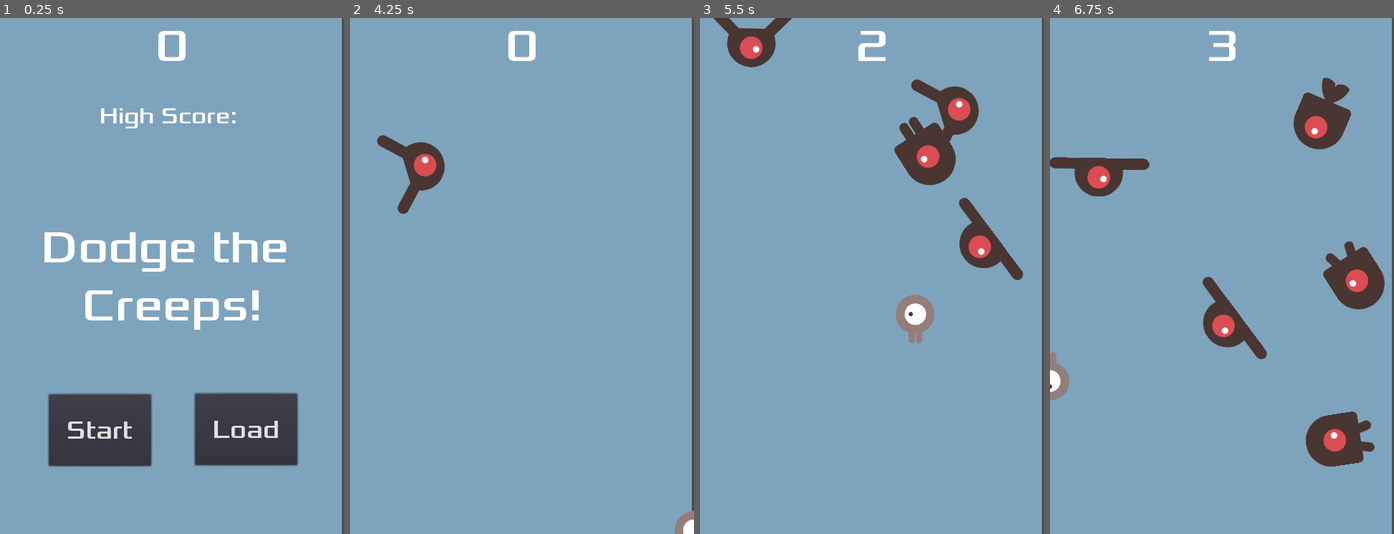
Above: before the commit, frames 1-4 (left to right).
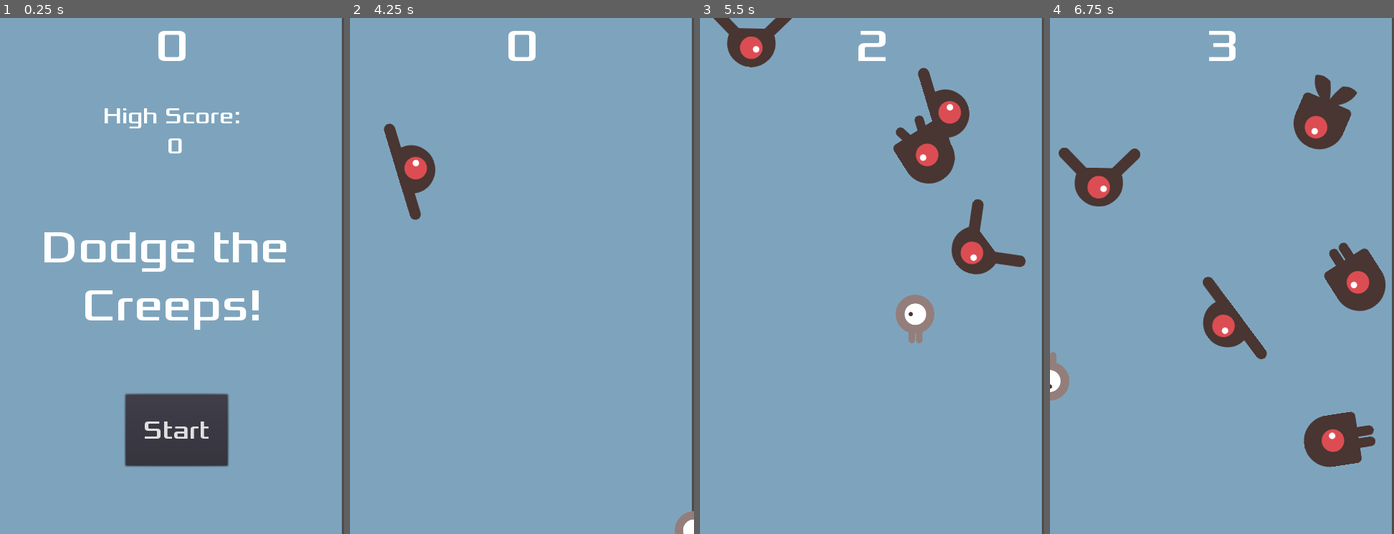
Above: after the commit, the same moments.

Repository: ryanstills/first-godot
Game: Godot game, scene res://Main.tscn
The game is run twice, just before and just after one commit, with the same random seed, the same clock (stepped at 60 frames per second) and the same inputs.
Inputs (mouse positions are in pixels of both pictures, inside the frame that each line leads up to):
- Up to frame 1 (0.25 s): no input
- Up to frame 2 (4.25 s): click (597, 430) at 0.5 s, where only the run before the commit has a clickable "Load"; click "Start" at 1.25 s; tap Enter at 2 s; hold Right (ui_right) 2.03-2.78 s; hold Down (ui_down) 2.78-3.53 s; hold Right (ui_right) from 3.53 s (still down)
- Up to frame 3 (5.5 s): release Right (ui_right) at 4.28 s; hold Up (ui_up) 4.28-5.03 s; hold Left (ui_left) from 5.03 s (still down)
- Up to frame 4 (6.75 s): release Left (ui_left) at 6.53 s; hold Down (ui_down) from 6.53 s (still down)

The runs differ from the first frame. In frame 1, 8.9% of the frame differs, in the area x 13-87%, y 17-88%; in frame 2, 1.1%; in frame 3, 2.4%; in frame 4, 2.1%.

Commit message:
added assets, implemented power ups

Diff:
--- a/test/Enemy.gd
+++ b/test/Enemy.gd
@@ -5,13 +5,13 @@
 export var max_speed = 250
 var enemy_types = ["walk", "swim", "fly"]
 
-
 # Called when the node enters the scene tree for the first time.
 func _ready():
 	$AnimatedSprite.animation = enemy_types[randi() % enemy_types.size()]
 
 func _on_Visibility_screen_exited():
-	queue_free()
+	print("enemy not visible")
+	self.queue_free()
 
 func _on_start_game():
-	queue_free()
+	self.queue_free()
--- a/test/Enemy.tscn
+++ b/test/Enemy.tscn
@@ -13,17 +13,17 @@
 "frames": [ ExtResource( 2 ), ExtResource( 3 ) ],
 "loop": true,
 "name": "walk",
-"speed": 5.0
+"speed": 4.0
 }, {
 "frames": [ ExtResource( 4 ), ExtResource( 5 ) ],
 "loop": true,
 "name": "fly",
-"speed": 5.0
+"speed": 3.0
 }, {
 "frames": [ ExtResource( 6 ), ExtResource( 7 ) ],
 "loop": true,
 "name": "swim",
-"speed": 5.0
+"speed": 4.0
 } ]
 
 [sub_resource type="CapsuleShape2D" id=2]
@@ -50,3 +50,4 @@
 shape = SubResource( 2 )
 
 [node name="VisibilityNotifier2D" type="VisibilityNotifier2D" parent="."]
+[connection signal="screen_exited" from="VisibilityNotifier2D" to="." method="_on_Visibility_screen_exited"]
--- a/test/HUD.gd
+++ b/test/HUD.gd
@@ -12,11 +12,10 @@
 	show_message("Game Over")
 	yield($MessageTimer, "timeout")
 	$Message.text = "Dodge the\nCreeps!"
+	yield(get_tree().create_timer(1), "timeout")
 	$Message.show()
-	yield(get_tree().create_timer(1), "timeout")
 	$StartButton.show()
 	$HighScore.show()
-	$HighScoreButton.show()
 
 func update_score(score):
 	$Score.text = str(score)
@@ -39,18 +38,14 @@
 func _on_StartButton_pressed():
 	$StartButton.hide()
 	$HighScore.hide()
-	$HighScoreButton.hide()
 	emit_signal("start_game")
 
-
-func _on_HighScoreButton_pressed():
+func get_high_score_from_save_file():
 	var file = File.new()
 	if not file.file_exists("user://saved_game.sav"):
 		high_score = 0
 	else:
-		print("file exists")
 		file.open("user://saved_game.sav", File.READ)
-		print("opening saved game file")
 		var data = {}
 		data = parse_json(file.get_line())
 		file.close()
--- a/test/HUD.tscn
+++ b/test/HUD.tscn
@@ -12,18 +12,18 @@
 font_data = ExtResource( 2 )
 
 [sub_resource type="DynamicFont" id=3]
+size = 32
+font_data = ExtResource( 2 )
+
+[sub_resource type="DynamicFont" id=4]
 size = 36
 font_data = ExtResource( 2 )
 
-[sub_resource type="InputEventAction" id=4]
+[sub_resource type="InputEventAction" id=5]
 action = "ui_select"
 
-[sub_resource type="ShortCut" id=5]
-shortcut = SubResource( 4 )
-
-[sub_resource type="DynamicFont" id=6]
-size = 32
-font_data = ExtResource( 2 )
+[sub_resource type="ShortCut" id=6]
+shortcut = SubResource( 5 )
 
 [node name="HUD" type="CanvasLayer"]
 script = ExtResource( 1 )
@@ -46,36 +46,6 @@
 Creeps!"
 align = 1
 
-[node name="StartButton" type="Button" parent="."]
-anchor_left = 0.5
-anchor_top = 1.0
-anchor_right = 0.5
-anchor_bottom = 1.0
-margin_left = -172.201
-margin_top = -194.965
-margin_right = -29.2014
-margin_bottom = -94.965
-custom_fonts/font = SubResource( 3 )
-shortcut_in_tooltip = false
-shortcut = SubResource( 5 )
-text = "Start"
-
-[node name="HighScoreButton" type="Button" parent="."]
-anchor_left = 0.5
-anchor_top = 1.0
-anchor_right = 0.5
-anchor_bottom = 1.0
-margin_left = 32.2811
-margin_top = -195.965
-margin_right = 175.281
-margin_bottom = -95.965
-custom_fonts/font = SubResource( 3 )
-shortcut_in_tooltip = false
-shortcut = SubResource( 5 )
-text = "Load"
-
-[node name="MessageTimer" type="Timer" parent="."]
-
 [node name="HighScore" type="Label" parent="."]
 anchor_left = 0.5
 anchor_top = 0.5
@@ -85,9 +55,24 @@
 margin_top = -243.5
 margin_right = 101.0
 margin_bottom = -204.5
-custom_fonts/font = SubResource( 6 )
+custom_fonts/font = SubResource( 3 )
 text = "High Score: "
 align = 1
+
+[node name="StartButton" type="Button" parent="."]
+anchor_left = 0.5
+anchor_top = 1.0
+anchor_right = 0.5
+anchor_bottom = 1.0
+margin_left = -65.201
+margin_top = -194.965
+margin_right = 77.7986
+margin_bottom = -94.965
+custom_fonts/font = SubResource( 4 )
+shortcut_in_tooltip = false
+shortcut = SubResource( 6 )
+text = "Start"
+
+[node name="MessageTimer" type="Timer" parent="."]
 [connection signal="pressed" from="StartButton" to="." method="_on_StartButton_pressed"]
-[connection signal="pressed" from="HighScoreButton" to="." method="_on_HighScoreButton_pressed"]
 [connection signal="timeout" from="MessageTimer" to="." method="_on_MessageTimer_timeout"]
--- a/test/Main.gd
+++ b/test/Main.gd
@@ -1,21 +1,26 @@
 extends Node
 
 export (PackedScene) var Enemy
+export (PackedScene) var PowerUp
 
 # Declare member variables here. Examples:
-var score
-var high_score = 0
+var score = 0
+var active_power_up
 
 # Called when the node enters the scene tree for the first time.
 func _ready():
 	randomize()
+	$HUD.get_high_score_from_save_file()
 
 func game_over():
+	if(active_power_up != null):
+		destroy_power_up()
 	$Music.stop()
+	$DeathSound.play()
 	$ScoreTimer.stop()
 	$EnemyTimer.stop()
+	$PowerUpTimer.stop()
 	$HUD.show_game_over()
-	$DeathSound.play()
 	$HUD.update_high_score(score)
 
 func new_game():
@@ -38,6 +43,7 @@
 	enemy_spawn.linear_velocity = Vector2(rand_range(enemy_spawn.min_speed, enemy_spawn.max_speed), 0)
 	enemy_spawn.linear_velocity = enemy_spawn.linear_velocity.rotated(direction)
 
+# warning-ignore:return_value_discarded
 	$HUD.connect("start_game", enemy_spawn, "_on_start_game")
 
 func _on_ScoreTimer_timeout():
@@ -47,3 +53,24 @@
 func _on_StartTimer_timeout():
 	$EnemyTimer.start()
 	$ScoreTimer.start()
+	$PowerUpTimer.start()
+
+func _on_PowerUpTimer_timeout():
+	if(active_power_up != null):
+		destroy_power_up()
+
+	var power_up = PowerUp.instance()
+	active_power_up = power_up
+	add_child(power_up)
+	power_up.position.x = randi() % 480
+	power_up.position.y = randi() % 720
+
+func power_up_score():
+	print("Adding power up score")
+	if score != 0:
+		score += 5
+	$HUD.update_score(score)
+
+func destroy_power_up():
+	active_power_up.queue_free()
+	active_power_up = null
--- a/test/Main.tscn
+++ b/test/Main.tscn
@@ -1,11 +1,12 @@
-[gd_scene load_steps=8 format=2]
+[gd_scene load_steps=9 format=2]
 
 [ext_resource path="res://Main.gd" type="Script" id=1]
 [ext_resource path="res://Enemy.tscn" type="PackedScene" id=2]
-[ext_resource path="res://Player.tscn" type="PackedScene" id=3]
-[ext_resource path="res://HUD.tscn" type="PackedScene" id=4]
-[ext_resource path="res://art/House In a Forest Loop.ogg" type="AudioStream" id=5]
-[ext_resource path="res://art/gameover.wav" type="AudioStream" id=6]
+[ext_resource path="res://Powerup.tscn" type="PackedScene" id=3]
+[ext_resource path="res://Player.tscn" type="PackedScene" id=4]
+[ext_resource path="res://HUD.tscn" type="PackedScene" id=5]
+[ext_resource path="res://art/House In a Forest Loop.ogg" type="AudioStream" id=6]
+[ext_resource path="res://art/gameover.wav" type="AudioStream" id=7]
 
 [sub_resource type="Curve2D" id=1]
 _data = {
@@ -15,6 +16,7 @@
 [node name="Main" type="Node"]
 script = ExtResource( 1 )
 Enemy = ExtResource( 2 )
+PowerUp = ExtResource( 3 )
 
 [node name="ColorRect" type="ColorRect" parent="."]
 margin_top = -5.0
@@ -22,7 +24,9 @@
 margin_bottom = 724.0
 color = Color( 0.498039, 0.647059, 0.745098, 1 )
 
-[node name="Player" parent="." instance=ExtResource( 3 )]
+[node name="PowerUp" parent="." instance=ExtResource( 3 )]
+
+[node name="Player" parent="." instance=ExtResource( 4 )]
 
 [node name="EnemyTimer" type="Timer" parent="."]
 wait_time = 0.5
@@ -33,27 +37,32 @@
 wait_time = 2.0
 one_shot = true
 
+[node name="PowerUpTimer" type="Timer" parent="."]
+wait_time = 5.0
+
 [node name="StartPosition" type="Position2D" parent="."]
 position = Vector2( 240, 450 )
 
 [node name="EnemyPath" type="Path2D" parent="."]
+editor/display_folded = true
 curve = SubResource( 1 )
 
 [node name="EnemySpawnLocation" type="PathFollow2D" parent="EnemyPath"]
 position = Vector2( -0.87854, -0.764648 )
 rotation = 0.00816312
 
-[node name="HUD" parent="." instance=ExtResource( 4 )]
+[node name="HUD" parent="." instance=ExtResource( 5 )]
 
 [node name="Music" type="AudioStreamPlayer" parent="."]
-stream = ExtResource( 5 )
+stream = ExtResource( 6 )
 volume_db = -25.0
 
 [node name="DeathSound" type="AudioStreamPlayer" parent="."]
-stream = ExtResource( 6 )
+stream = ExtResource( 7 )
 volume_db = -25.0
 [connection signal="hit" from="Player" to="." method="game_over"]
 [connection signal="timeout" from="EnemyTimer" to="." method="_on_EnemyTimer_timeout"]
 [connection signal="timeout" from="ScoreTimer" to="." method="_on_ScoreTimer_timeout"]
 [connection signal="timeout" from="StartTimer" to="." method="_on_StartTimer_timeout"]
+[connection signal="timeout" from="PowerUpTimer" to="." method="_on_PowerUpTimer_timeout"]
 [connection signal="start_game" from="HUD" to="." method="new_game"]
--- a/test/Player.gd
+++ b/test/Player.gd
@@ -44,6 +44,7 @@
 func _on_Player_body_entered(body):
 	hide()
 	emit_signal("hit")
+	print("hit signaled")
 	$CollisionShape2D.set_deferred("disabled", true)
 
 func start(pos):
--- a/test/Player.tscn
+++ b/test/Player.tscn
@@ -25,6 +25,9 @@
 
 [node name="Player" type="Area2D"]
 script = ExtResource( 1 )
+__meta__ = {
+"_edit_group_": true
+}
 
 [node name="AnimatedSprite" type="AnimatedSprite" parent="."]
 scale = Vector2( 0.5, 0.5 )
--- /dev/null
+++ b/test/Powerup.gd
@@ -0,0 +1,13 @@
+extends Area2D
+
+func _ready():
+	$LifeTimer.start()
+
+func _on_PowerUp_area_entered(area):
+	print("Power Up picked up")
+	get_parent().power_up_score()
+	queue_free()
+
+
+func _on_LifeTimer_timeout():
+	get_parent().destroy_power_up()
--- /dev/null
+++ b/test/Powerup.tscn
@@ -0,0 +1,25 @@
+[gd_scene load_steps=4 format=2]
+
+[ext_resource path="res://Powerup.gd" type="Script" id=1]
+[ext_resource path="res://art/apple_power_up.png" type="Texture" id=2]
+
+[sub_resource type="CircleShape2D" id=1]
+radius = 19.3978
+
+[node name="PowerUp" type="Area2D"]
+script = ExtResource( 1 )
+__meta__ = {
+"_edit_group_": true
+}
+
+[node name="Sprite" type="Sprite" parent="."]
+scale = Vector2( 1.25, 1.25 )
+texture = ExtResource( 2 )
+
+[node name="CollisionShape2D" type="CollisionShape2D" parent="."]
+shape = SubResource( 1 )
+
+[node name="LifeTimer" type="Timer" parent="."]
+wait_time = 3.0
+[connection signal="area_entered" from="." to="." method="_on_PowerUp_area_entered"]
+[connection signal="timeout" from="LifeTimer" to="." method="_on_LifeTimer_timeout"]
Binary file added: test/art/apple_power_up.png
Not shown, added: test/art/apple_power_up.png.import
Not shown, added: assets/super_pixel_objects_and_items/PNG/apple_large/default/apple_green.png
Not shown, added: assets/super_pixel_objects_and_items/PNG/apple_large/default/apple_green_with_leaf.png
Not shown, added: assets/super_pixel_objects_and_items/PNG/apple_large/default/apple_red.png
Not shown, added: assets/super_pixel_objects_and_items/PNG/apple_large/default/apple_red_with_leaf.png
Not shown, added: assets/super_pixel_objects_and_items/PNG/apple_large/outline_black_inside/apple_green.png
Not shown, added: assets/super_pixel_objects_and_items/PNG/apple_large/outline_black_inside/apple_green_with_leaf.png
Not shown, added: assets/super_pixel_objects_and_items/PNG/apple_large/outline_black_inside/apple_red.png
Not shown, added: assets/super_pixel_objects_and_items/PNG/apple_large/outline_black_inside/apple_red_with_leaf.png
Not shown, added: assets/super_pixel_objects_and_items/PNG/apple_large/outline_black_outside/apple_green.png
Not shown, added: assets/super_pixel_objects_and_items/PNG/apple_large/outline_black_outside/apple_green_with_leaf.png
(and 190 more such lines)
